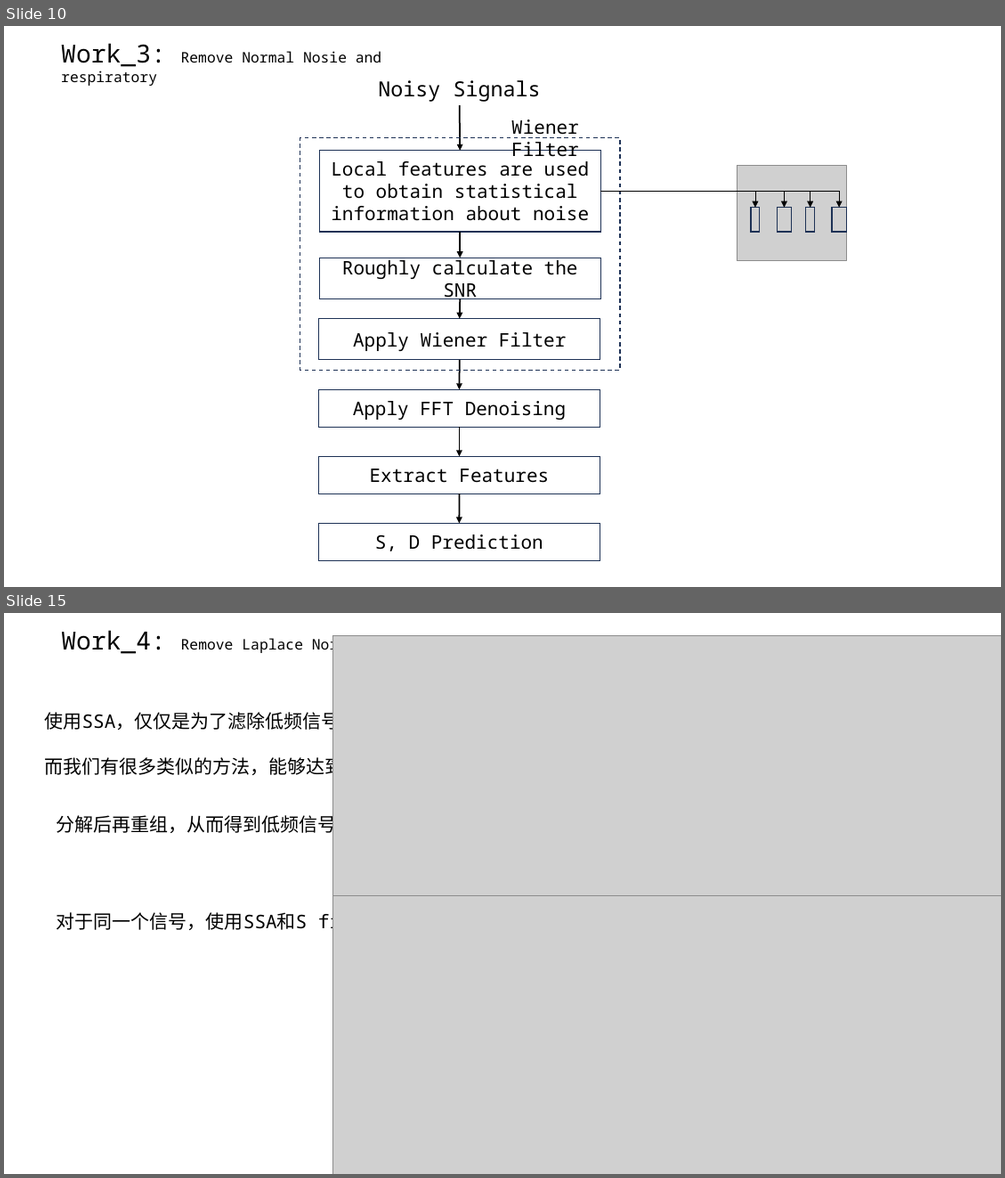
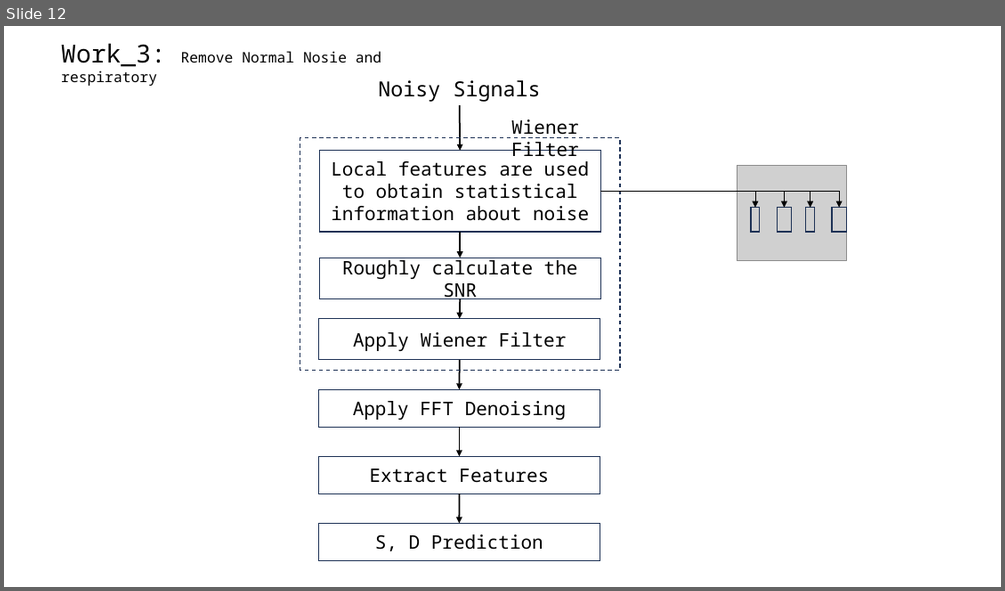
Before and after one commit to A-Big-Tortoise/Presentation, a slide deck: Presentation_911_JiayuChen.pptx. Shown one above the other, each under a label of ours: slides 10 and 15 before the commit, slide 12 after it; the slides between them are not shown. The pictures are 1005x1178 and 1005x591 pixels, drawn with LibreOffice and Linux fonts; fonts in the diff are those of the drawing; grey boxes stand for pictures. Boxes give left, top, right and bottom in pixels: in the first picture for what was removed or moved away, otherwise in the second. Text is boxed around its words. In the diff, an @@ line names an element or a change of style, - is before the commit and + after.

```diff
--- a/Presentation_911_JiayuChen.pptx
+++ b/Presentation_911_JiayuChen.pptx
@@ slide 15 removed at [4, 613, 1001, 1174], background #FFFFFF @@
@@ text removed at [61, 630, 670, 654] @@
-Work_4: Remove Laplace Noise and Normal Noise added by Neurokit2
@@ picture removed at [332, 635, 1001, 914] @@
@@ text removed at [45, 710, 509, 778] @@
-使用SSA，仅仅是为了滤除低频信号，也就是Trend。
-而我们有很多类似的方法，能够达到和SSA类似的效果。
@@ text removed at [57, 812, 337, 835] @@
-分解后再重组，从而得到低频信号 = 直接对信号进行平滑
@@ picture removed at [332, 896, 1001, 1174] @@
@@ text removed at [57, 910, 498, 934] @@
-对于同一个信号，使用SSA和S filter的效果对比图
@@ what was slide 10 is now slide 12 @@
```
Also in this commit, not shown: 9 slides changed, 4 slides added, 2 other slides removed.
